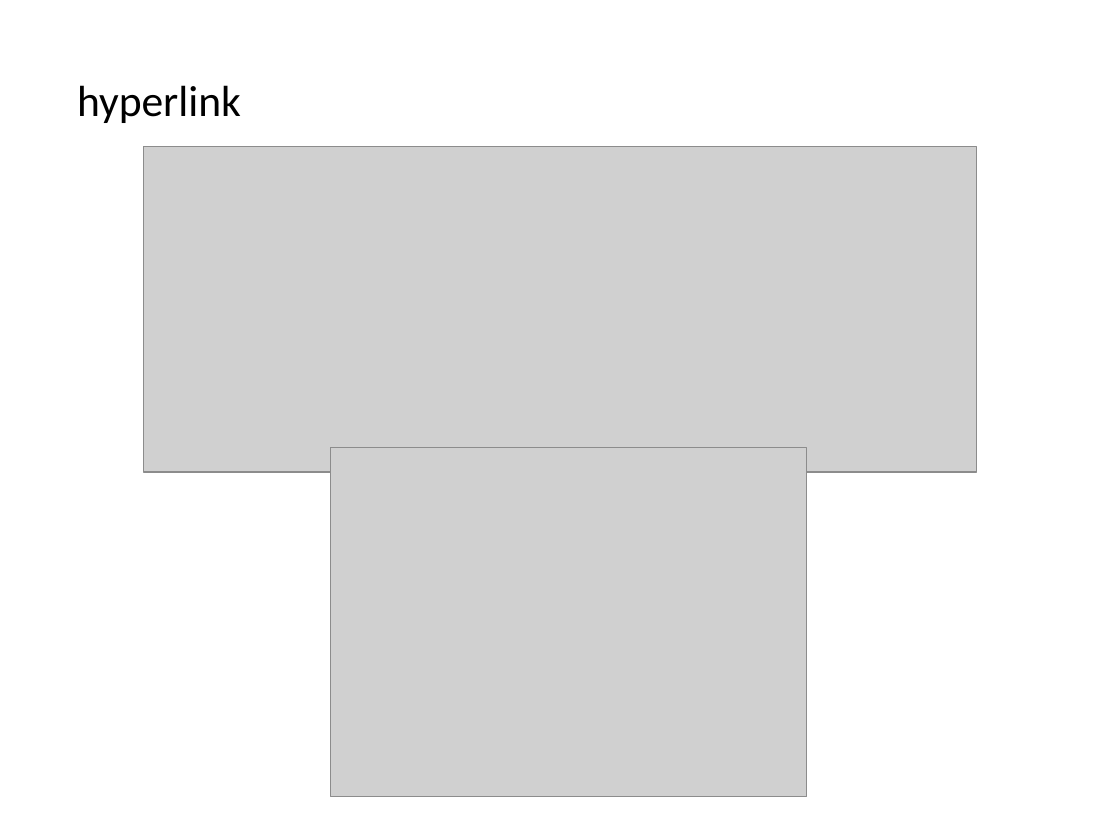
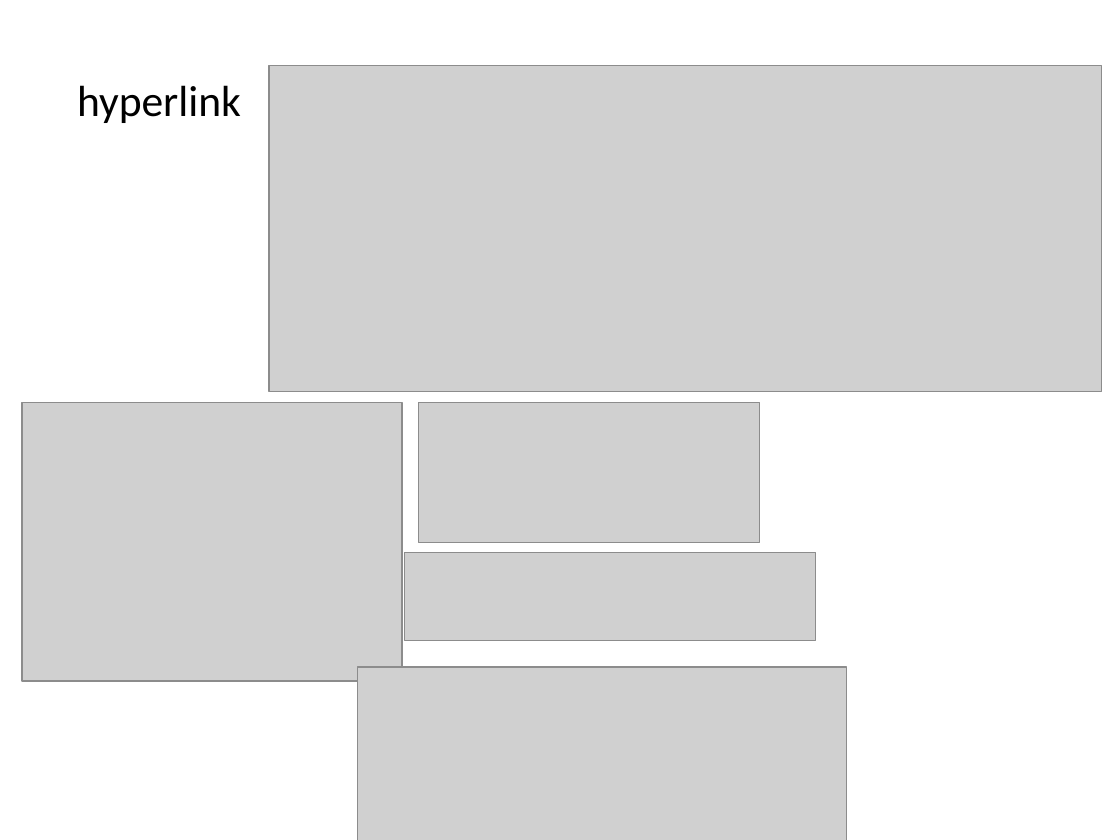
Before and after one commit to ja-yu/109-2, a slide deck: slide 26 of 網站開發與安全/20210303.pptx. Drawn at 1120x840 pixels with LibreOffice and Linux fonts; fonts in the diff are those of the drawing; grey boxes stand for pictures. Boxes give left, top, right and bottom in pixels: in the first picture for what was removed or moved away, otherwise in the second. Text is boxed around its words. In the diff, an @@ line names an element or a change of style, - is before the commit and + after.

```diff
--- a/網站開發與安全/20210303.pptx
+++ b/網站開發與安全/20210303.pptx
@@ picture moved from (x1=143, y1=147, x2=977, y2=473) to (x1=269, y1=66, x2=1102, y2=392) @@
@@ picture resized from (x1=330, y1=448, x2=806, y2=797) to (x1=22, y1=402, x2=402, y2=681) @@
@@ picture added at (x1=419, y1=402, x2=759, y2=542) @@
@@ picture added at (x1=404, y1=552, x2=815, y2=641) @@
@@ picture added at (x1=357, y1=666, x2=847, y2=840) @@
```
Also in this commit, not shown: 2 slides added.
